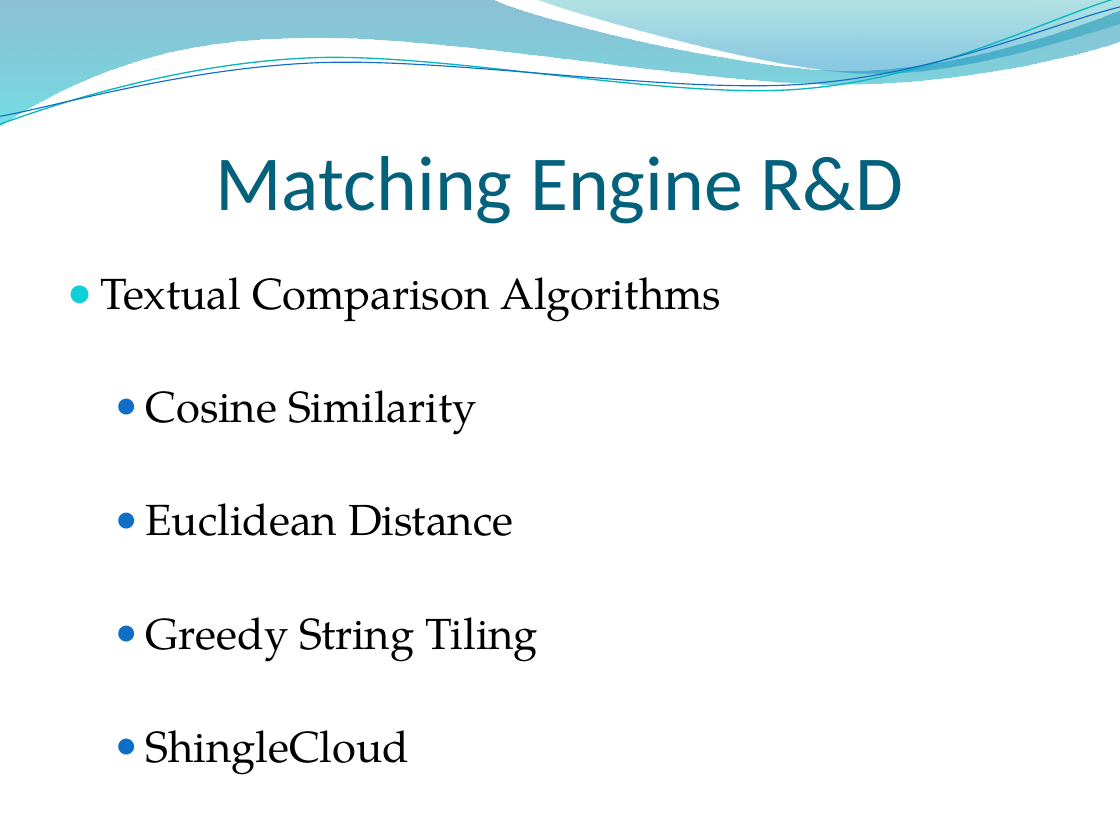
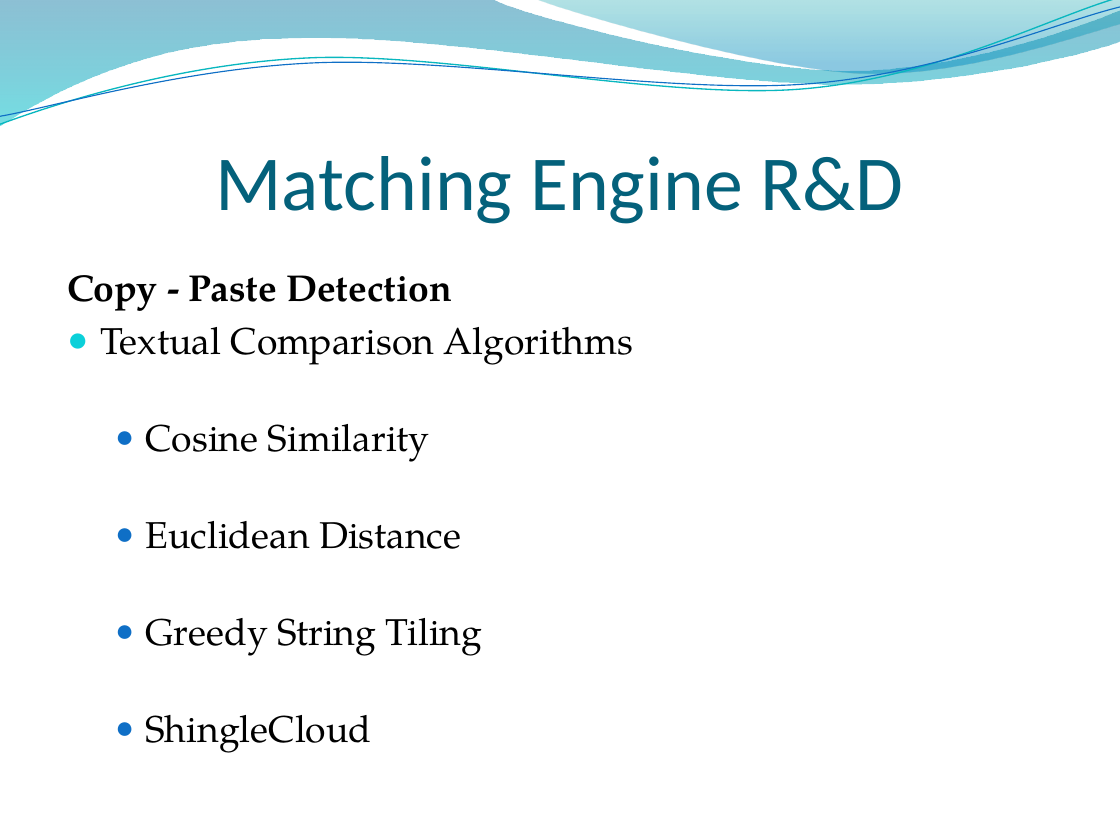
Before and after one commit to RizwanSaeedi/project-plagiabust, a slide deck: slide 29 of project docs/Final Presentation.pptx. Drawn at 1120x840 pixels with LibreOffice and Linux fonts; fonts in the diff are those of the drawing; background and template pictures are left out. Boxes give left, top, right and bottom in pixels: in the first picture for what was removed or moved away, otherwise in the second. Text is boxed around its words. In the diff, an @@ line names an element or a change of style, - is before the commit and + after.

```diff
--- a/project docs/Final Presentation.pptx
+++ b/project docs/Final Presentation.pptx
@@ text at (67,275,452,311): paragraph added @@
+Copy - Paste Detection
@@ text at (101,327,634,753): size 28 to 24 pt in "Textual Comparison Algorithms", "Cosine Similarity", "Euclidean Distance", "Greedy String Tiling" and 1 more places @@
```
